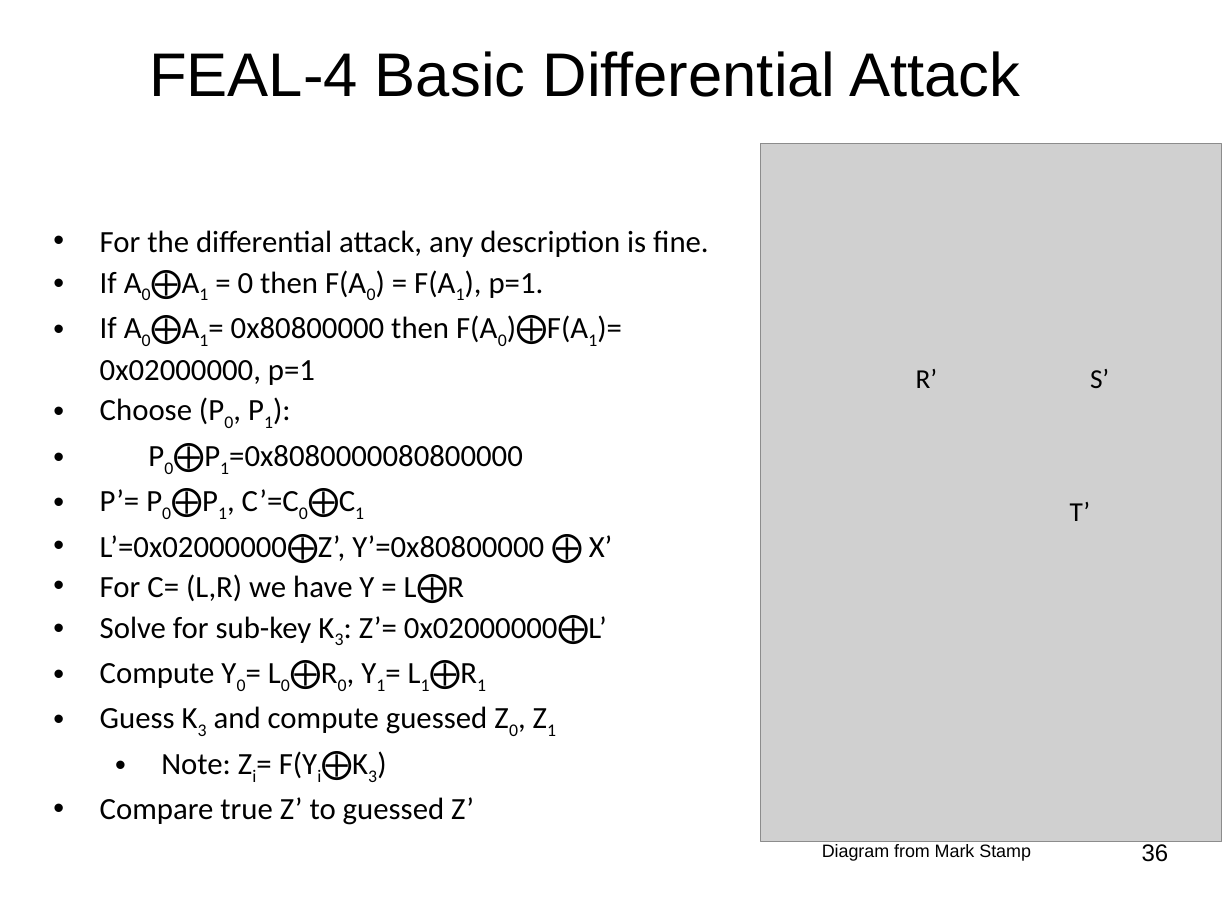
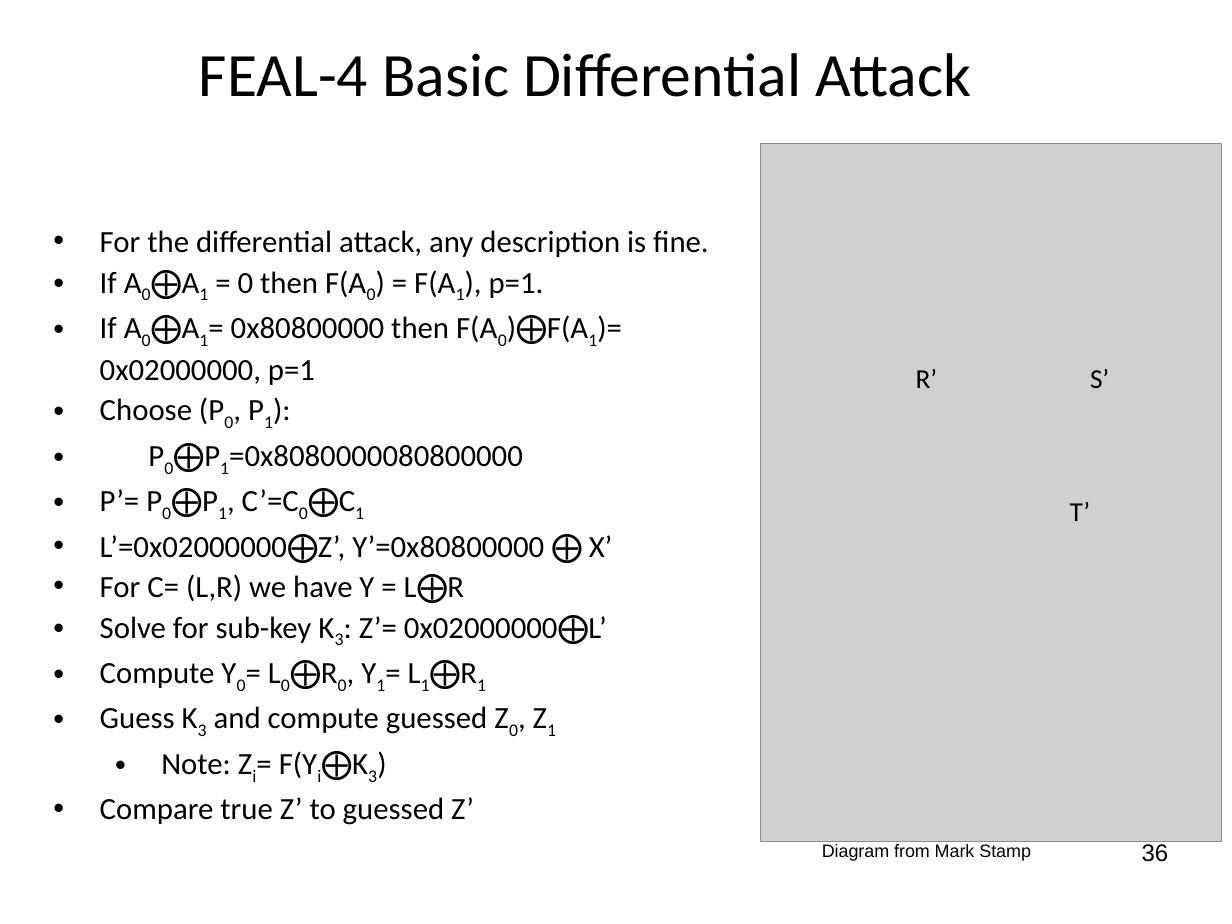
Before and after one commit to jlmucb/class_notes, a slide deck: slide 36 of BerkeleyClass/CS290Spring2013/Lectures/Cryptoclass4.pptx. Drawn at 1232x924 pixels with LibreOffice and Linux fonts; fonts in the diff are those of the drawing; grey boxes stand for pictures. Boxes give left, top, right and bottom in pixels: in the first picture for what was removed or moved away, otherwise in the second. Text is boxed around its words. In the diff, an @@ line names an element or a change of style, - is before the commit and + after.

```diff
--- a/BerkeleyClass/CS290Spring2013/Lectures/Cryptoclass4.pptx
+++ b/BerkeleyClass/CS290Spring2013/Lectures/Cryptoclass4.pptx
@@ title "FEAL-4 Basic Differential Attack" at [199, 53, 971, 97]: font Arial to Calibri @@
```
Also in this commit, not shown: 13 other slides changed, 1 slide added.
